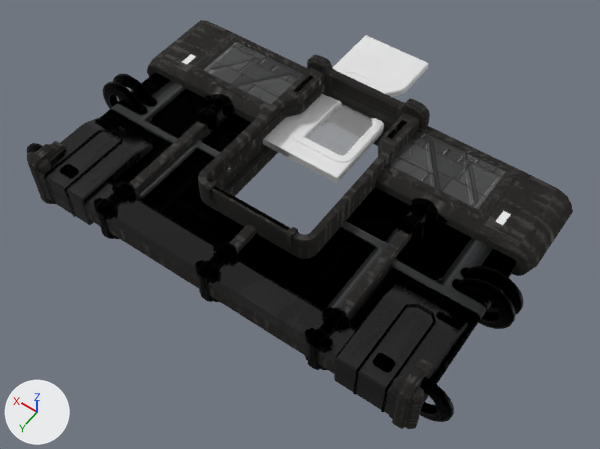
Two versions of the Blender file src/addons/no_mans_sky_base_builder/models-high-res/assets/B_DOORT0.blend, one commit apart.
Both versions are drawn from a camera (50 mm lens) standing at (-3.9, 6.95, 7.72) and looking at (-0.17, 1.73, -0.49). Every picture has the same lights, and +X, +Y and +Z are marked at lower left. The older version comes first.

In view in the first picture: 'B_DOORT0'.
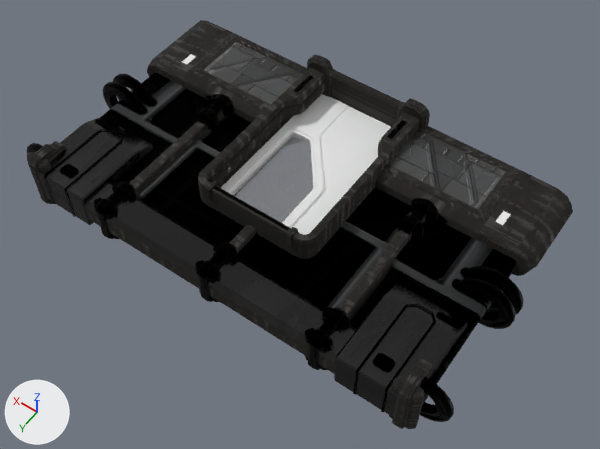
What changed in the scene script:
```text
Change mat_glassrefractionmat2:
    where n3 = _N.new('ShaderNodeMixRGB'); n3.name = 'Mix (Legacy)'
    remove n3.inputs[0].default_value = 0.0  # 'Factor'
Change me_b_doort0:
    used by ob_b_doort0; location = (0.0, 0.0, 0.0)
    remove me_b_doort0.from_pydata(...)  # 9280 vertices, 3401 faces; spans x -3.03..3.03, y -1.25..3.39, z -0.57..0.57
    add me_b_doort0.from_pydata(...)  # 9225 vertices, 2966 faces; spans x -3.03..3.03, y -0.01..3.39, z -0.57..0.57
    me_b_doort0 part 1: the loose piece of 20 vertices spanning x -0.37..0.22, y -1.25..1.22, z -0.04..0.04 is moved by (0.0, 1.33, 0.0)
    me_b_doort0 part 2: the loose piece of 13 vertices spanning x -0.33..0.7, y -0.69..0.12, z 0.05 is moved by (0.0, 1.33, 0.0)
    me_b_doort0 part 3: the loose piece of 12 vertices spanning x -0.35..0.7, y 0.11..1.22, z 0.05 is moved by (0.0, 1.33, 0.0)
    me_b_doort0 part 4: the loose piece of 8 vertices spanning x -0.37..-0.33, y 0.11..1.22, z 0.04..0.05 is moved by (0.0, 1.33, 0.0)
    me_b_doort0 part 5: the loose piece of 6 vertices spanning x -0.37..0.7, y 1.22, z -0.05..0.05 is moved by (0.0, 1.33, 0.0)
    me_b_doort0 part 6: the loose piece of 4 vertices spanning x -0.25..0.6, y -1.0..0.95, z 0.02 is moved by (0.0, 1.33, 0.0)
    me_b_doort0 part 7: the loose piece of 4 vertices spanning x 0.46..0.62, y 0.69..0.85, z 0.06 is moved by (-1.08, 0.9, 0.0)
    me_b_doort0 part 8: the loose piece of 4 vertices spanning x 0.46..0.62, y 0.69..0.85, z -0.06 is moved by (-1.08, 1.33, 0.12)
    me_b_doort0 part 9: the loose piece of 4 vertices spanning x 0.38..0.66, y -0.14..0.03, z 0.06 is moved by (-1.04, 1.33, 0.0)
    me_b_doort0 part 10: 27 loose pieces with 112 vertices, spanning x -0.22..0.81, y -1.25..1.22, z -0.06..0.06, are deleted
    me_b_doort0 part 11: 658 vertices removed from x -2.67..0.81, y -1.25..3.18, z -0.42..0.42; 740 vertices added at x -0.81..0.7, y 0.08..2.55, z -0.06..0.06
    other edits to the shape of me_b_doort0 do not show in these pictures
```

Where the change shows, as pixel boxes [x1, y1, x2, y2] in the pictures (600 x 449 px; the box of a moved part takes in the faces that stretch with it):
'B_DOORT0', reshaped
    both: [27, 20, 573, 429]
part 1 of me_b_doort0, moved or reshaped (not visible afterwards)
    before: [337, 127, 384, 183]
part 2 of me_b_doort0, moved or reshaped (not visible before)
    after: [257, 115, 325, 188]
part 3 of me_b_doort0, moved or reshaped
    before: [289, 124, 383, 178]
    after: [221, 152, 324, 226]
part 4 of me_b_doort0, moved or reshaped
    before: [337, 125, 384, 179]
    after: [291, 189, 326, 228]
part 5 of me_b_doort0, moved or reshaped (not visible afterwards)
    before: [268, 142, 337, 183]
part 6 of me_b_doort0, moved or reshaped
    before: [305, 104, 372, 156]
    after: [232, 133, 313, 223]
part 7 of me_b_doort0, moved or reshaped
    before: [293, 121, 307, 132]
    after: [319, 200, 335, 213]
part 8 of me_b_doort0, moved or reshaped (not visible before)
    after: [298, 223, 314, 235]
part 9 of me_b_doort0, moved or reshaped (not visible before)
    after: [332, 177, 353, 193]
part 10 of me_b_doort0, deleted
    before: [263, 35, 426, 157]
part 11 of me_b_doort0, moved or reshaped
    before: [200, 56, 467, 421]
    after: [222, 94, 391, 231]
